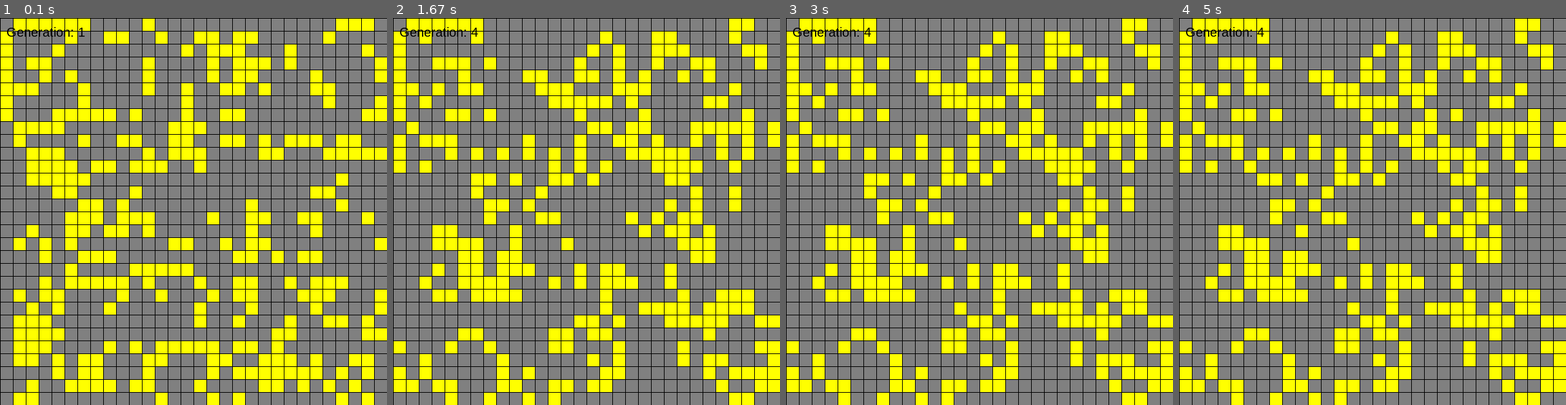
Above: before the commit, frames 1-4 (left to right).
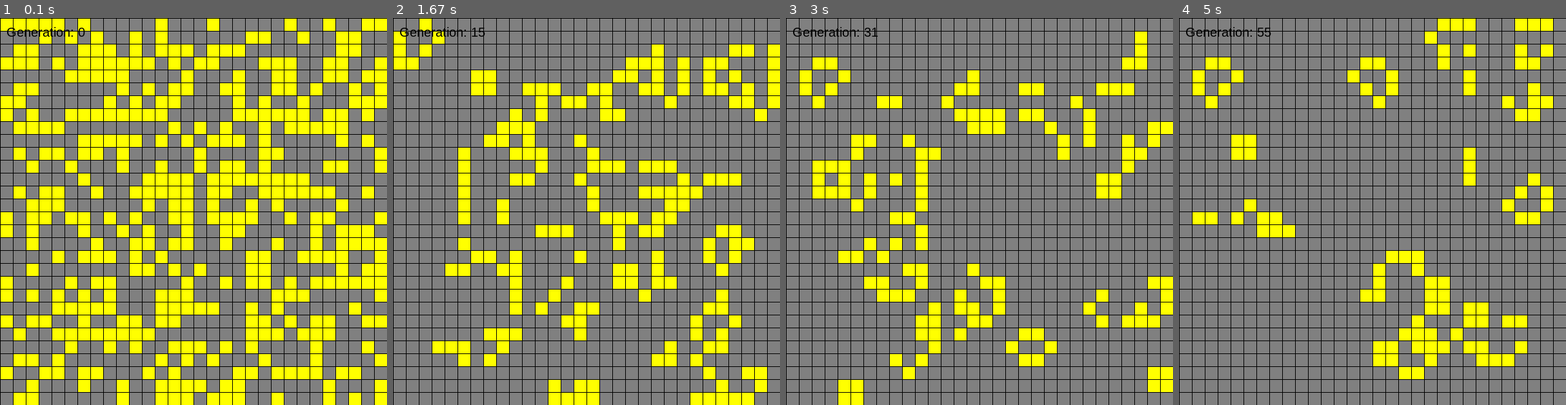
Above: after the commit, the same moments.

Repository: Ajman0525/Conways-Game-of-Life
Game: pygame game, started from src/main.py
Two runs of this game, one before a commit and one after it. Both use one fixed random seed, a clock stepped at 60 frames per second and the inputs below.
Inputs (mouse positions are in pixels of both pictures, inside the frame that each line leads up to):
- Up to frame 1 (0.1 s): type "Enter (at the terminal prompt)" at 0 s
- Up to frame 2 (1.67 s): tap Space at 0.33 s; click (493, 215) at 0.72 s; click (644, 76) at 1.05 s; click (485, 68) at 1.38 s
- Up to frame 3 (3 s): click (960, 312) at 1.72 s; click (1126, 358) at 2.05 s; click (1114, 312) at 2.38 s; click (1099, 203) at 2.72 s
- Up to frame 4 (5 s): click (1248, 161) at 3.05 s; click (1457, 118) at 3.38 s; click (1260, 188) at 3.72 s; click (1453, 161) at 4.55 s; click (1295, 242) at 4.88 s

The runs differ from the first frame. In frame 1, 38% of the frame differs, in the area x 0-100%, y 0-100%; in frame 2, 34%; in frame 3, 30%; in frame 4, 31%.

Commit message:
fix: remove the line that plays the simulation automatically even before pressing the assigned key for playing

Diff:
--- a/src/main.py
+++ b/src/main.py
@@ -9,8 +9,7 @@
 GREY = (128,128,128)
 YELLOW = (255,255,0)
 
-# FIXED IMPORT: Removed the dot to import from same directory
-from game_of_life_logic import(
+from .game_of_life_logic import(
     determine_next_cell_state,
     count_live_neighbors,
     get_cells_to_evaluate,
@@ -27,20 +26,22 @@
 
 clock = pygame.time.Clock()
 
-#(1) New added variables for generation control
 current_generation = 0
-target_generations = None  # None means run indefinitely
+
+target_generations = None
 
 
-def gen(num):
-    return set([(random.randrange(0,GRID_HEIGHT), random.randrange(0,GRID_WIDTH)) for _ in range(num)])
+def generate_random_cells(count):
+    return set([(random.randrange(0,GRID_HEIGHT), random.randrange(0,GRID_WIDTH)) for _ in range(count)])
 
-def draw_grid(positions):
+def draw_grid(live_cells):
 
-    for position in positions: # A set containing the positions of the live cells
+    for position in live_cells:
         col, row = position
         top_left = (col * TILE_SIZE, row * TILE_SIZE)
-        pygame.draw.rect(screen, YELLOW, (*top_left, TILE_SIZE, TILE_SIZE)) # Note *top_left will unpack the values so that they would be written individually
+
+        # Note *top_left will unpack the values as if they would be written individually
+        pygame.draw.rect(screen, YELLOW, (*top_left, TILE_SIZE, TILE_SIZE))
 
     for row in range(GRID_HEIGHT):
         pygame.draw.line(screen, BLACK, (0, row * TILE_SIZE), (WINDOW_WIDTH, row * TILE_SIZE)) # Horizontal Grid Lines
@@ -94,8 +95,7 @@
         target_generations = None
 
     # <-- CHANGE: Generate initial random live cells automatically
-    positions = gen(random.randrange(10,20) * GRID_WIDTH)  # Randomly generate some live cells
-    playing = True  # Start simulation automatically
+    positions = generate_random_cells(random.randrange(10,20) * GRID_WIDTH)  # Randomly generate some live cells
 
     while running:
         clock.tick(FPS) # Regulate the fps of the loop
